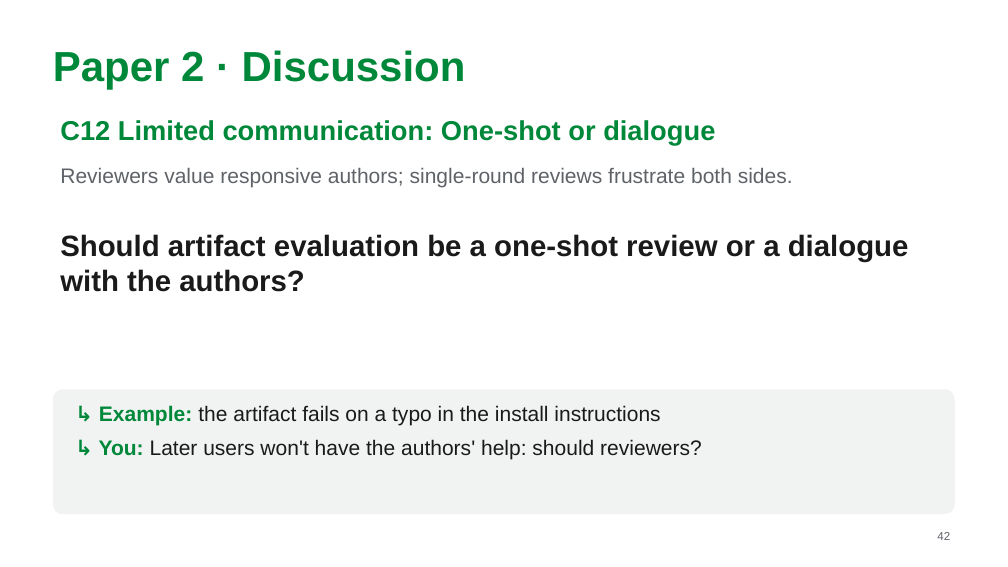
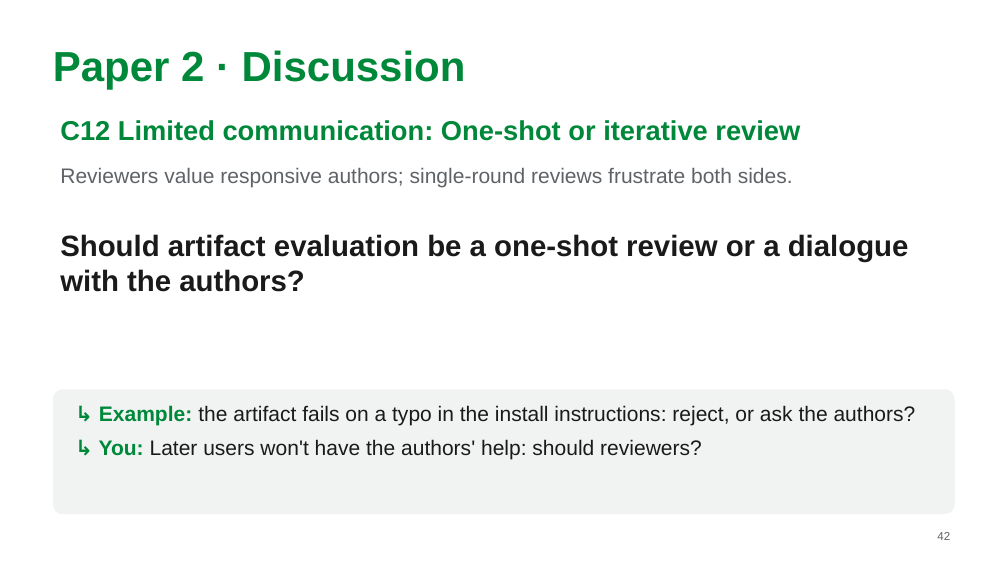
Before and after one commit to MarkAndreDuesing/Reprod_Docs_And_Notes, a slide deck: slide 42 of Vorl_2/slides/lecture2-team-paper2.pptx. Drawn at 1008x567 pixels with LibreOffice and Linux fonts; fonts in the diff are those of the drawing. Boxes give left, top, right and bottom in pixels: in the first picture for what was removed or moved away, otherwise in the second. Text is boxed around its words. In the diff, an @@ line names an element or a change of style, - is before the commit and + after.

```diff
--- a/Vorl_2/slides/lecture2-team-paper2.pptx
+++ b/Vorl_2/slides/lecture2-team-paper2.pptx
@@ text at (x1=60, y1=120, x2=800, y2=141): text changed @@
-C12 Limited communication: One-shot or dialogue
+C12 Limited communication: One-shot or iterative review
@@ text at (x1=99, y1=405, x2=916, y2=426): text changed @@
-↳ Example: the artifact fails on a typo in the install instructions
+↳ Example: the artifact fails on a typo in the install instructions: reject, or ask the authors?
```
Also in this commit, not shown: 7 other slides changed, 2 other files.
